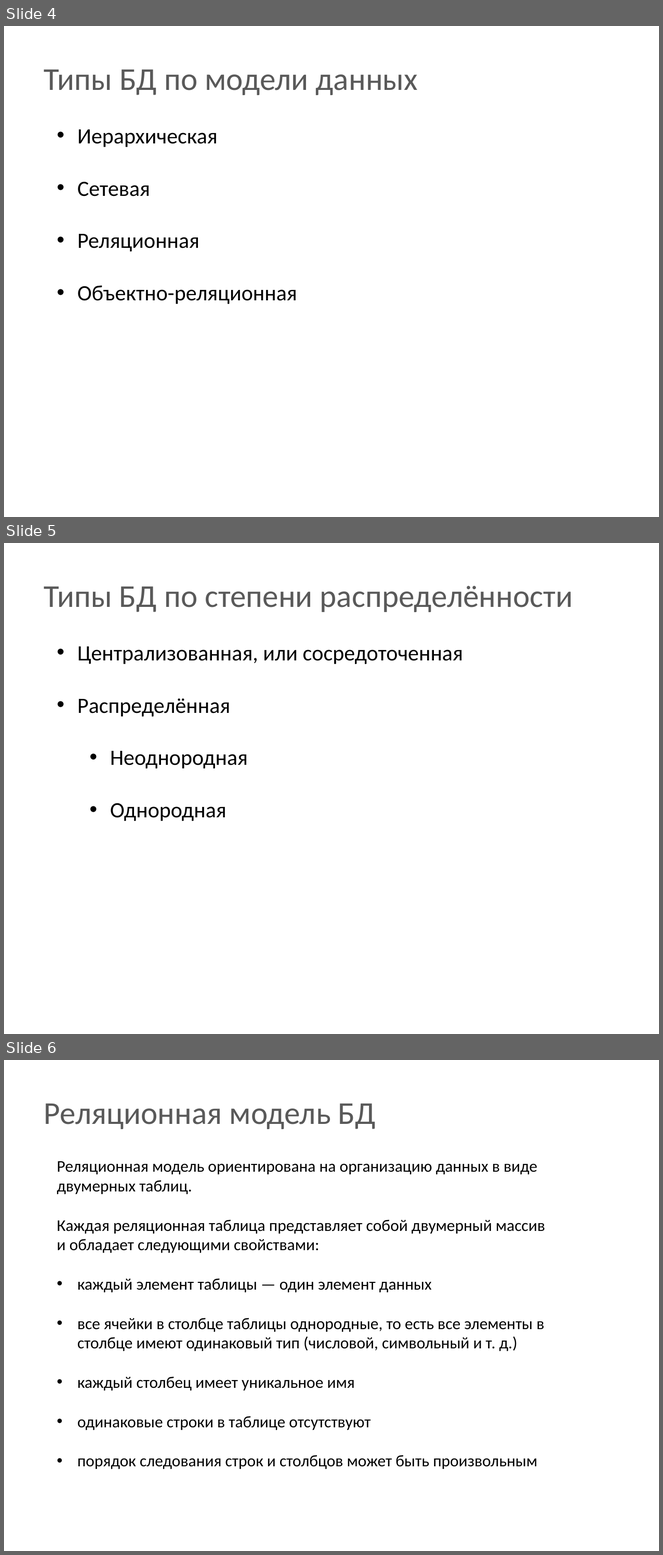
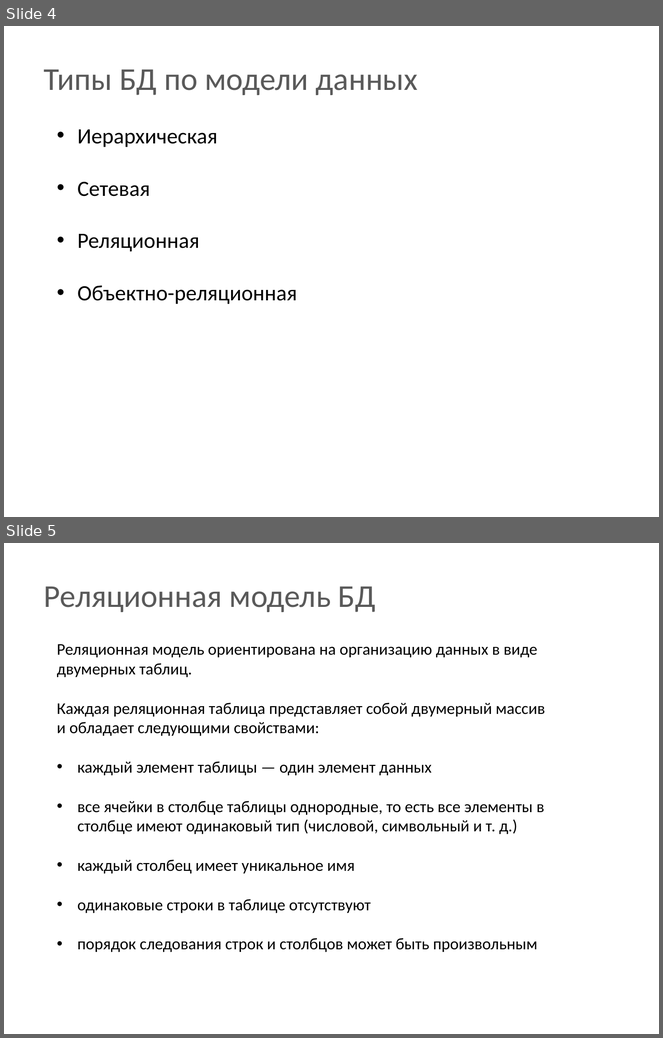
Before and after one commit to BigRacer/swtesting, a slide deck: 7.SQL Intro/SQL.pptx. Shown one above the other, each under a label of ours: slides 4, 5 and 6 before the commit, slides 4 and 5 after it. The pictures are 663x1555 and 663x1038 pixels, drawn with LibreOffice and Linux fonts; fonts in the diff are those of the drawing; background and template pictures are left out. Boxes give left, top, right and bottom in pixels: in the first picture for what was removed or moved away, otherwise in the second. Text is boxed around its words. In the diff, an @@ line names an element or a change of style, - is before the commit and + after.

```diff
--- a/7.SQL Intro/SQL.pptx
+++ b/7.SQL Intro/SQL.pptx
@@ slide 5 removed at (4, 543, 659, 1034), background picture (left out) @@
@@ text removed at (44, 586, 573, 612) @@
-Типы БД по степени распределённости
@@ text removed at (77, 646, 463, 821) @@
-• Централизованная, или сосредоточенная
-• Распределённая
-  • Неоднородная
-  • Однородная
@@ what was slide 6 is now slide 5 @@
```
Also in this commit, not shown: 1 other file.
